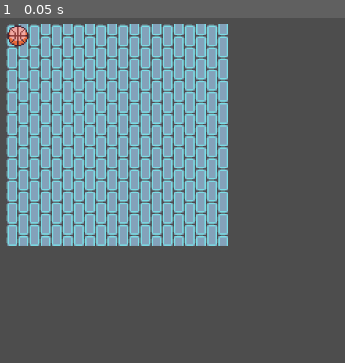
Above: before the commit, frame 1.
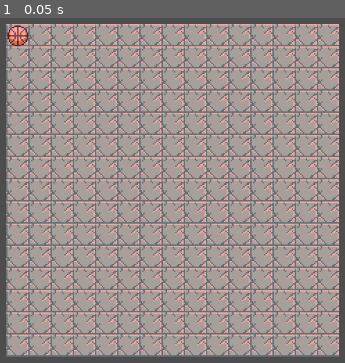
Above: after the commit, the same moment.

Repository: Elfiawesome/iconified-game
Game: Godot game, scene res://scene/playspace/playspace.tscn
Two runs of this game, one before a commit and one after it. Both use one fixed random seed, a clock stepped at 60 frames per second and the inputs below.
Inputs:
- Up to frame 1 (0.05 s): no input

The runs differ from the first frame. In frame 1, 91% of the frame differs, in the area x 1-99%, y 1-99%.

Commit message:
Added game tick function

Diff:
--- a/scene/playspace/entity.gd
+++ b/scene/playspace/entity.gd
@@ -1 +1,4 @@
 class_name PlayEntity extends Node2D
+
+func game_tick(playspace: Playspace) -> void:
+	pass
--- a/scene/playspace/playspace.gd
+++ b/scene/playspace/playspace.gd
@@ -1,4 +1,4 @@
-extends Node2D
+class_name Playspace extends Node2D
 
 const TILE = preload("res://scene/playspace/tile.tscn")
 const ENTITY = preload("res://scene/playspace/entity.tscn")
@@ -8,8 +8,8 @@
 var entities: Dictionary[Vector2i, PlayEntity] = {}
 
 func _ready() -> void:
-	for x in 10:
-		for y in 10:
+	for x in 15:
+		for y in 15:
 			create_tile(Vector2i(x, y))
 
 func create_tile(coords: Vector2i) -> void:
@@ -23,3 +23,11 @@
 	if !tiles.has(coords): return
 	var tile := tiles[coords]
 	$Tiles.remove_child(tile)
+
+func move_entity(pos_1: Vector2i, pos_2: Vector2i) -> void:
+	pass
+
+func game_tick(playspace: Playspace) -> void:
+	for pos in entities:
+		var entity := entities[pos]
+		entity.game_tick(playspace)
--- a/scene/playspace/tile.gd
+++ b/scene/playspace/tile.gd
@@ -3,4 +3,4 @@
 var pos: Vector2i
 
 func _ready() -> void:
-	position = pos*16
+	position = pos * 16
--- a/scene/playspace/tile.tscn
+++ b/scene/playspace/tile.tscn
@@ -1,10 +1,10 @@
 [gd_scene format=3 uid="uid://b32hva5r3178t"]
 
-[ext_resource type="Texture2D" uid="uid://dg51tcf6v5wku" path="res://asset/tile/tile_1_40.png" id="1_ogplb"]
 [ext_resource type="Script" uid="uid://bjli2sh7d315a" path="res://scene/playspace/tile.gd" id="1_pe1vc"]
+[ext_resource type="Texture2D" uid="uid://jf4fhagrcfuh" path="res://asset/tile/tile_1_2.png" id="2_pe1vc"]
 
 [node name="Tile" type="Node2D" unique_id=608920750]
 script = ExtResource("1_pe1vc")
 
 [node name="Sprite2D" type="Sprite2D" parent="." unique_id=473901347]
-texture = ExtResource("1_ogplb")
+texture = ExtResource("2_pe1vc")
